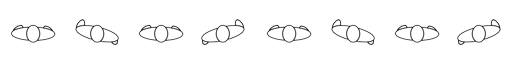
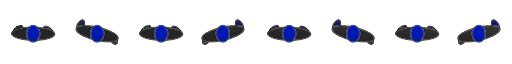
The second 512 x 64 image is a revision of the first. Changes to its layers:
added layer "wee arms" above "shoulders" over [15, 20, 499, 45]
added layer "shoulders" above "skin" over [11, 26, 500, 42]
added layer "skin" above "Layer 3 copy 3" over [27, 25, 485, 42]
